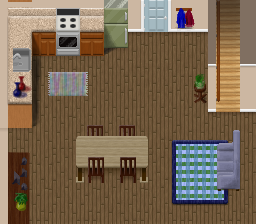
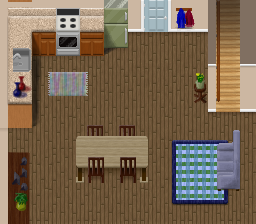
Layered file, before and after one edit (256x224). Changes by layer:
painted on "plant" over bbox(194, 73, 205, 87)
painted on "pot" over bbox(196, 79, 203, 83)
painted on "frames" over bbox(12, 157, 28, 192)
